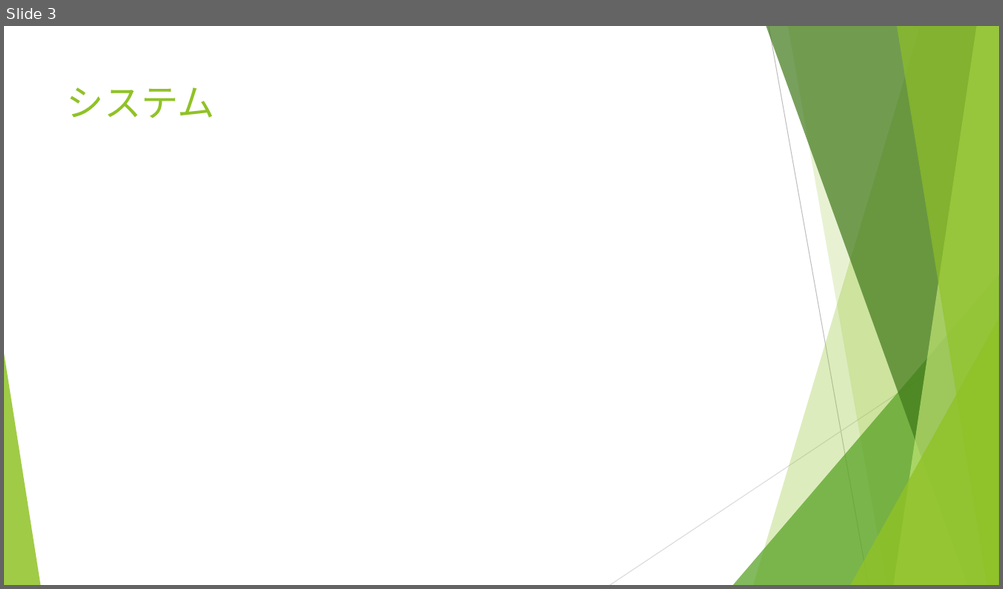
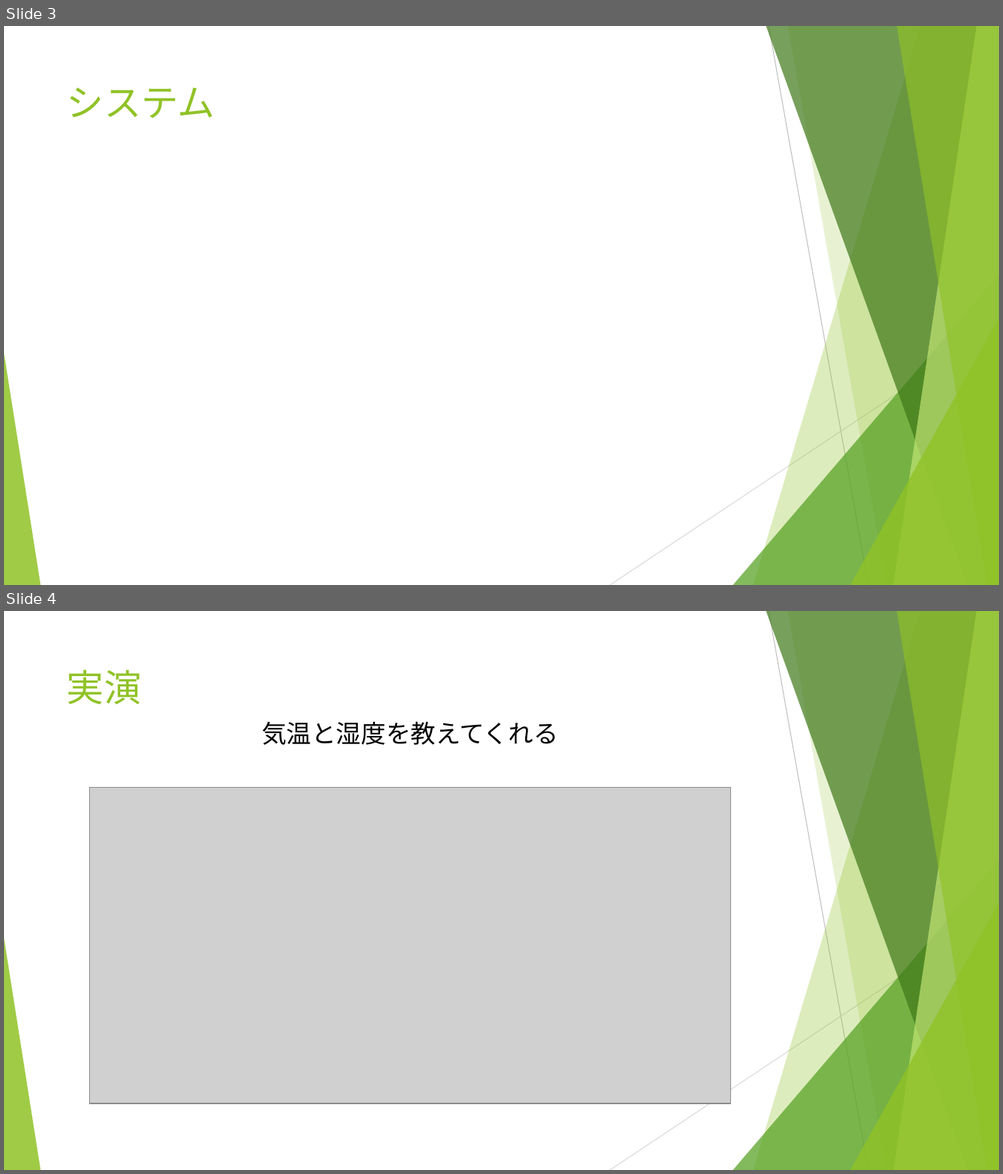
Before and after one commit to OptMist-Tokyo/experiment2017, a slide deck: presentation.pptx. Shown one above the other, each under a label of ours: slide 3 before the commit, slides 3 and 4 after it. The pictures are 1003x589 and 1003x1174 pixels, drawn with LibreOffice and Linux fonts; fonts in the diff are those of the drawing; grey boxes stand for pictures. Boxes give left, top, right and bottom in pixels: in the first picture for what was removed or moved away, otherwise in the second. Text is boxed around its words. In the diff, an @@ line names an element or a change of style, - is before the commit and + after.

```diff
--- a/presentation.pptx
+++ b/presentation.pptx
@@ slide 4 added at [4,611,999,1170], background #FFFFFF; not listed: 10 template elements that a slide beside it also shows @@
@@ title added at [67,669,142,704], 36 pt, text #90C226 @@
+実演
@@ text added at [262,721,558,745], 24 pt, text #000000 @@
+気温と湿度を教えてくれる
@@ picture added at [90,787,730,1103] @@
```
Also in this commit, not shown: 4 slides changed, 2 other slides added.
